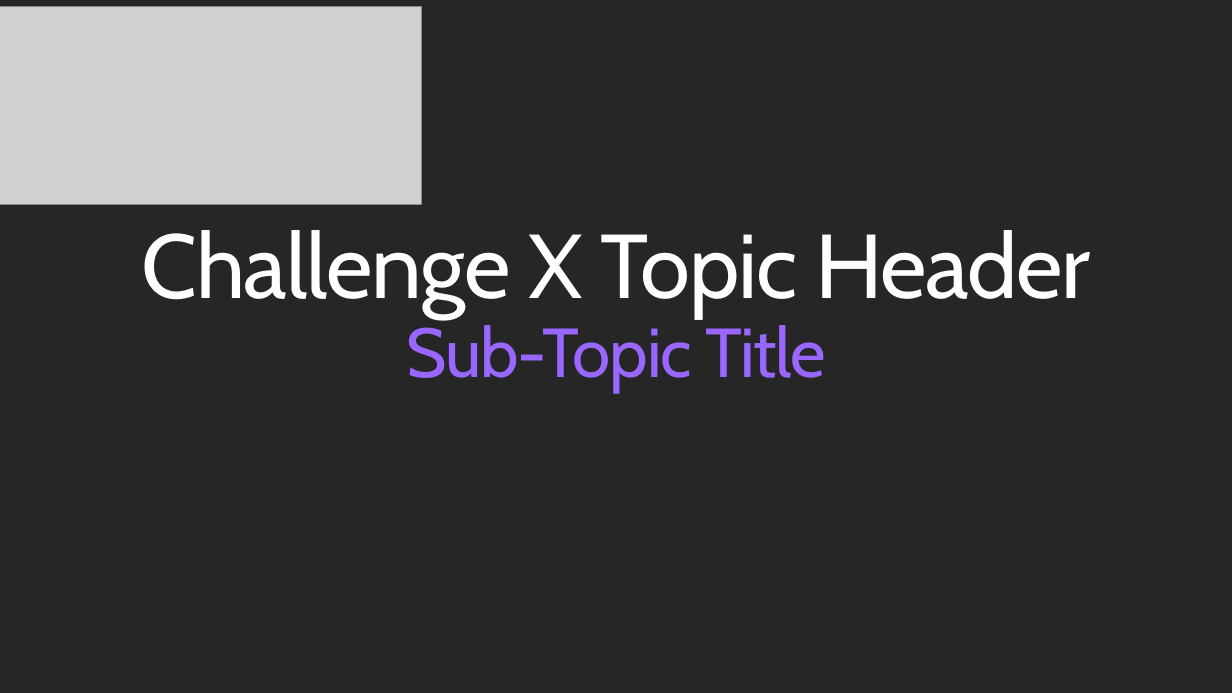
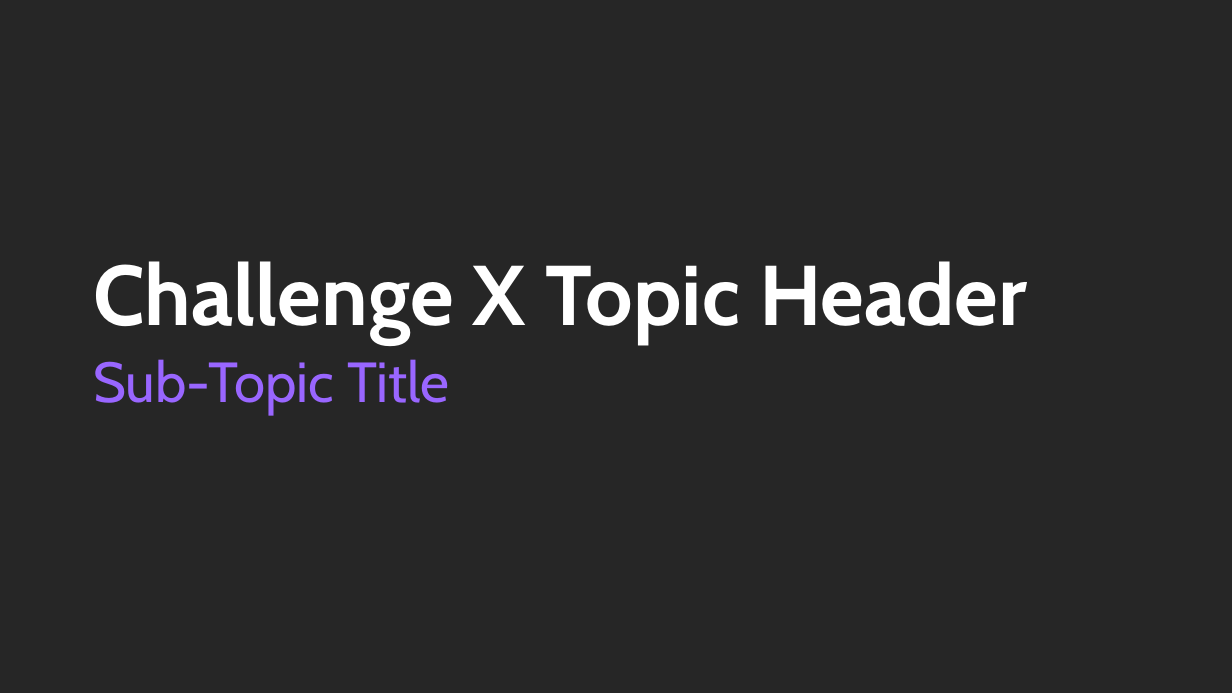
Before and after one commit to microsoft/WhatTheHack, a slide deck: slide 10 of xxx-IntroToKubernetes/Coach/Lectures.pptx. Drawn at 1232x693 pixels with LibreOffice and Linux fonts; fonts in the diff are those of the drawing; grey boxes stand for pictures; background and template pictures are left out. Boxes give left, top, right and bottom in pixels: in the first picture for what was removed or moved away, otherwise in the second. Text is boxed around its words. In the diff, an @@ line names an element or a change of style, - is before the commit and + after.

```diff
--- a/xxx-IntroToKubernetes/Coach/Lectures.pptx
+++ b/xxx-IntroToKubernetes/Coach/Lectures.pptx
@@ picture removed at box(0, 6, 421, 205) @@
@@ title "Challenge X Topic Header" at box(93, 261, 1027, 344): vertical alignment top to bottom @@
@@ title at box(93, 261, 1027, 344): text changed; size 70.6 to 66 pt; bold on @@
-Challenge X Topic Header
-Sub-Topic Title
+Challenge X Topic Header
@@ text added at box(93, 359, 450, 415), 44 pt, text #9966FF @@
+Sub-Topic Title
```
Also in this commit, not shown: 11 other slides changed.
